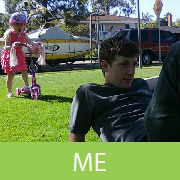
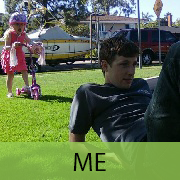
The second 180×180 image is a revision of the first. Changes to its layers:
painted on "ME" over [73, 153, 106, 171]
"Rectangle 1": opacity 100% → 80% over [0, 142, 180, 180]
